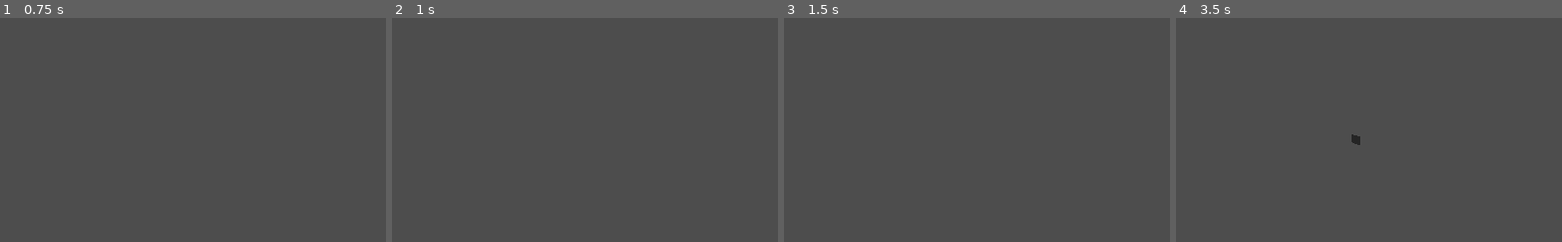
Above: before the commit, frames 1-4 (left to right).
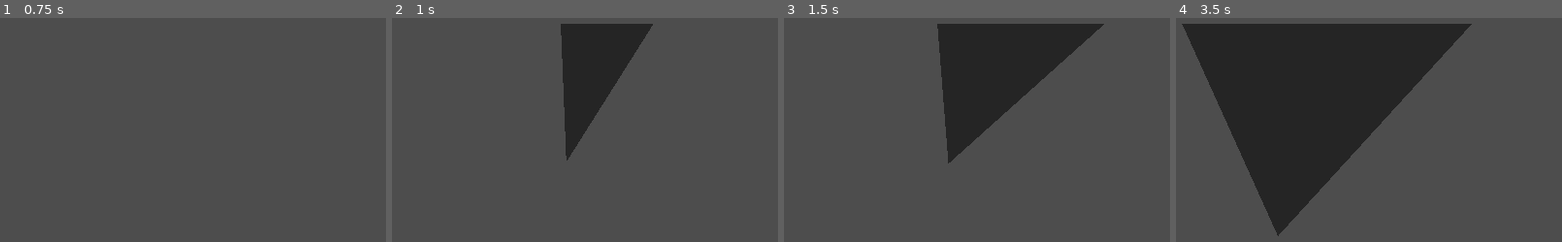
Above: after the commit, the same moments.

Repository: vaaar/OriGaming
Game: Godot game, scene res://origami_view.tscn
The game is run twice, just before and just after one commit, with the same random seed, the same clock (stepped at 60 frames per second) and the same inputs.
Inputs (mouse positions are in pixels of both pictures, inside the frame that each line leads up to):
- Up to frame 1 (0.75 s): tap Enter at 0.5 s; move the mouse to (355, 123) at 0.52 s; hold Right from 0.53 s (still down); tap N at 0.6 s; click (355, 123) at 0.67 s
- Up to frame 2 (1 s): keep holding Right; tap M at 0.8 s
- Up to frame 3 (1.5 s): move the mouse to (814, 168) at 1.27 s; release Right at 1.28 s; hold Left from 1.28 s (still down); tap M at 1.35 s
- Up to frame 4 (3.5 s): tap N at 1.55, 2.1, 3.05 s; tap Space at 2 s; move the mouse to (1438, 49) at 2.02 s; release Left at 2.03 s; hold Right from 2.03 s (still down); tap M at 2.3, 2.85 s; move the mouse to (1322, 233) at 2.77 s; click (1322, 233) at 2.92 s

Frame 1 is identical in both runs. In frame 2, 7.4% of the frame differs, in the area x 43-68%, y 2-64%; in frame 3, 14%; in frame 4, 36%, in the area x 1-77%, y 2-98%.

Commit message:
push before develop

Diff:
--- a/MeshRepresentation.gd
+++ b/MeshRepresentation.gd
@@ -5,12 +5,30 @@
 
 @export var mesh_path : NodePath
 
+var debug_tp_old = []
+var debug_tp_new = []
 # Points defined as list of Vector2
-var points = [Vector3(0,1,0), Vector3(1,1,0), Vector3(1,0,0), Vector3(0,0,0)]
+"""var points = [
+	Vector3(-10, 0, 10),
+	Vector3(10,0,10),
+	Vector3(10, 0, 0),
+	Vector3(10, 0, -10),
+	Vector3(0, 0, -10),
+	Vector3(-10, 0, -10)
+]
+var planes = [[0, 1, 2, 3, 4, 5]]"""
+
+var points = [
+	Vector3(-10, 10, 0),
+	Vector3(10, 10, 0),
+	Vector3(10, -10, 0),
+	Vector3(-10, -10, 0)
+	]
 var planes = [[0, 1, 2, 3]]
+
 # Line defined as indices
-var start_point = 0
-var end_point = 2
+var start_point = 1
+var end_point = 3
 var transform_fold : TransformFold;
 
 enum Mode {
@@ -27,12 +45,20 @@
 # Called when the node enters the scene tree for the first time.
 func _ready() -> void:
 	transform_fold = TransformFold.new()
-	start_point = 0
-	end_point = 2
+	start_point = 1
+	end_point = 3
 	fold()
 	print(points)
 	print(planes)
 
+func _input(event):
+	if event is InputEventKey and event.pressed:
+		if event.keycode == KEY_N:
+			print("N was pressed")
+			get_node(mesh_path).recreate_plane_scene(debug_tp_new)
+		if event.keycode == KEY_M:
+			print("M was pressed")
+			get_node(mesh_path).recreate_plane_scene(debug_tp_old)
 # Called when user clicks a point in space & collides.
 func on_point_click(pt):
 	var closest_pt = get_closest_point(pt)
@@ -111,11 +137,16 @@
 			triangular_plane_points.append(points[p])
 		triangular_planes.append(TriangularPlane.new(PackedVector3Array(triangular_plane_points)))
 
-	var new_triangular_planes = triangular_planes
-	#var new_triangular_planes = transform_fold.fold(points[start_point], points[end_point], final_indices, triangular_planes)
+
+	debug_tp_old.append_array(triangular_planes)
+
+	#var new_triangular_planes = triangular_planes
+	var new_triangular_planes = transform_fold.fold(points[start_point], points[end_point], PI, final_indices, triangular_planes.duplicate())
 	get_node(mesh_path).recreate_plane_scene(new_triangular_planes)
 	# todo, update the points in my representation
+	# debug
 
+	debug_tp_new.append_array(new_triangular_planes)
 
 # Computes distance between a point A and line BC.
 # https://math.stackexchange.com/questions/1905533/find-perpendicular-distance-from-point-to-line-in-3d
--- a/origami_view.tscn
+++ b/origami_view.tscn
@@ -29,9 +29,9 @@
 camera_attributes = SubResource("CameraAttributesPractical_qekac")
 
 [node name="MeshInstance3D" type="MeshInstance3D" parent="WorldEnvironment"]
-transform = Transform3D(0.993622, 0, 0.112764, 0, 1, 0, -0.112764, 0, 0.993622, 0, 0, 0)
+transform = Transform3D(-0.567678, 0, -0.823269, 0, 1, 0, 0.823269, 0, -0.567678, 0, 0, 0)
 material_override = SubResource("ShaderMaterial_od721")
-mesh = SubResource("ArrayMesh_ipn8d")
+mesh = SubResource("ArrayMesh_yup8e")
 skeleton = NodePath("../..")
 script = ExtResource("1_pgmcf")
 
Not shown: 1 places in origami_view.tscn that only renumber resources
